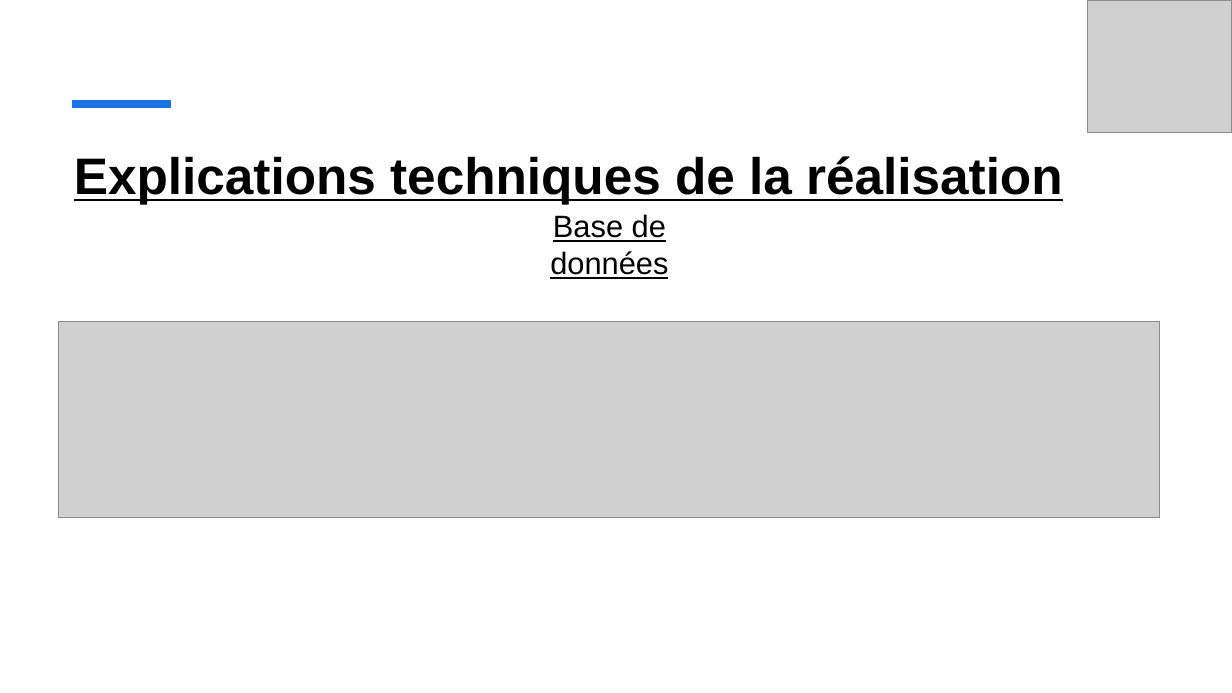
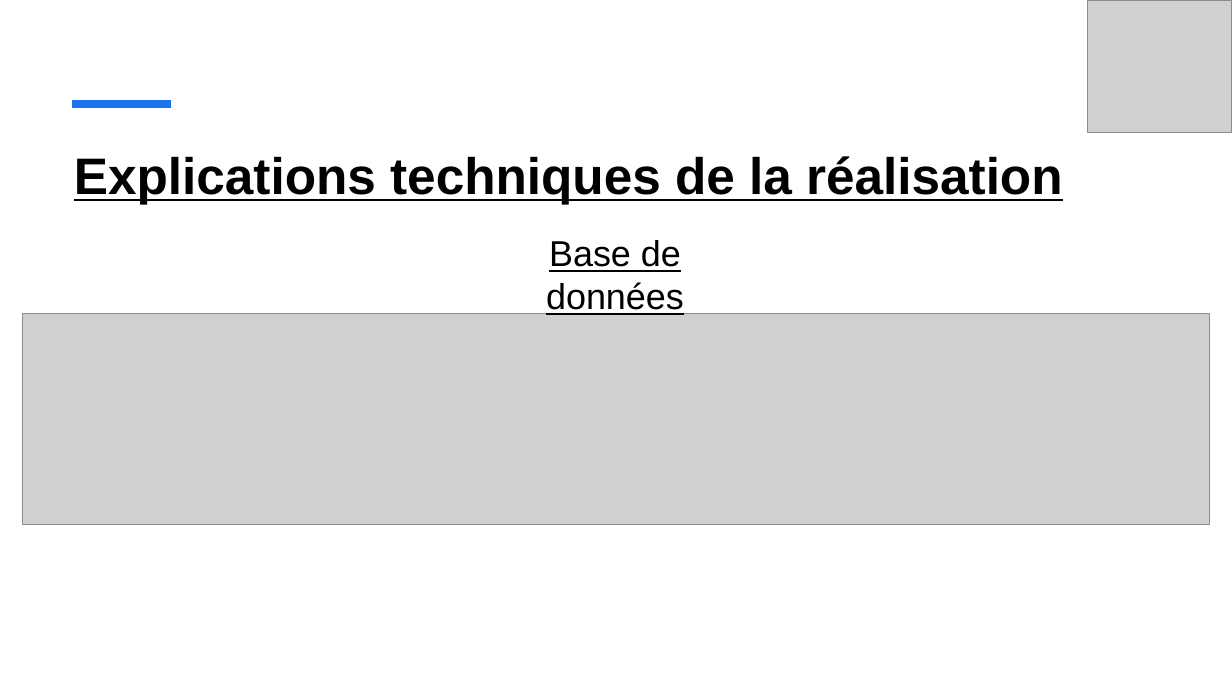
Before and after one commit to vento11b/mini-projet2, a slide deck: slide 8 of Présentation/TOKI.pptx. Drawn at 1232x693 pixels with LibreOffice and Linux fonts; fonts in the diff are those of the drawing; grey boxes stand for pictures. Boxes give left, top, right and bottom in pixels: in the first picture for what was removed or moved away, otherwise in the second. Text is boxed around its words. In the diff, an @@ line names an element or a change of style, - is before the commit and + after.

```diff
--- a/Présentation/TOKI.pptx
+++ b/Présentation/TOKI.pptx
@@ text "Base de données": place and size @@
-text "Base de données" at bbox=[550, 214, 668, 279]
+text "Base de données" at bbox=[546, 240, 684, 316]
@@ text "Base de données" at bbox=[546, 240, 684, 316]: size 24 to 28 pt @@
@@ picture: place and size @@
-picture at bbox=[59, 322, 1160, 518]
+picture at bbox=[22, 313, 1210, 525]
```
Also in this commit, not shown: 7 other slides changed, 1 other file.
